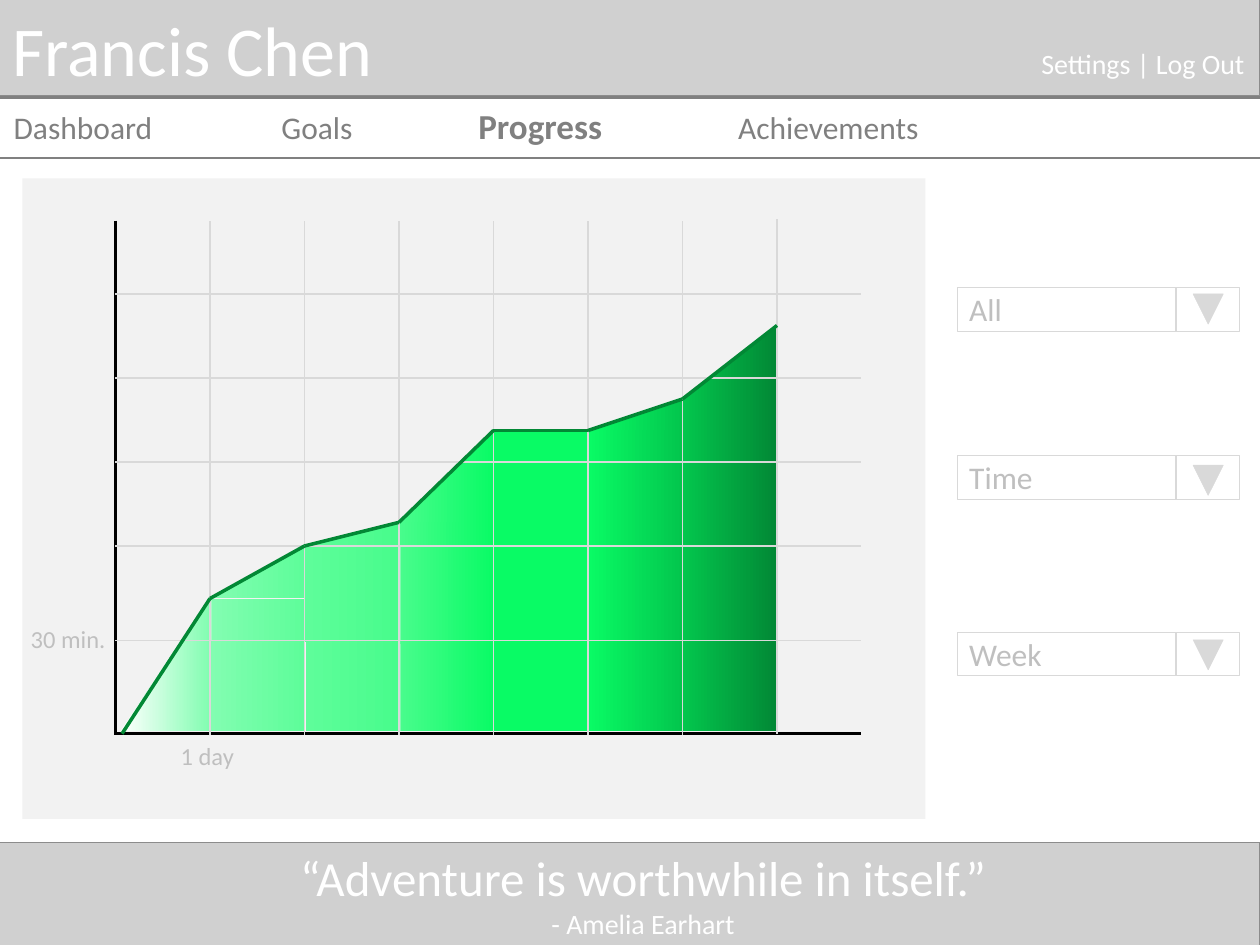
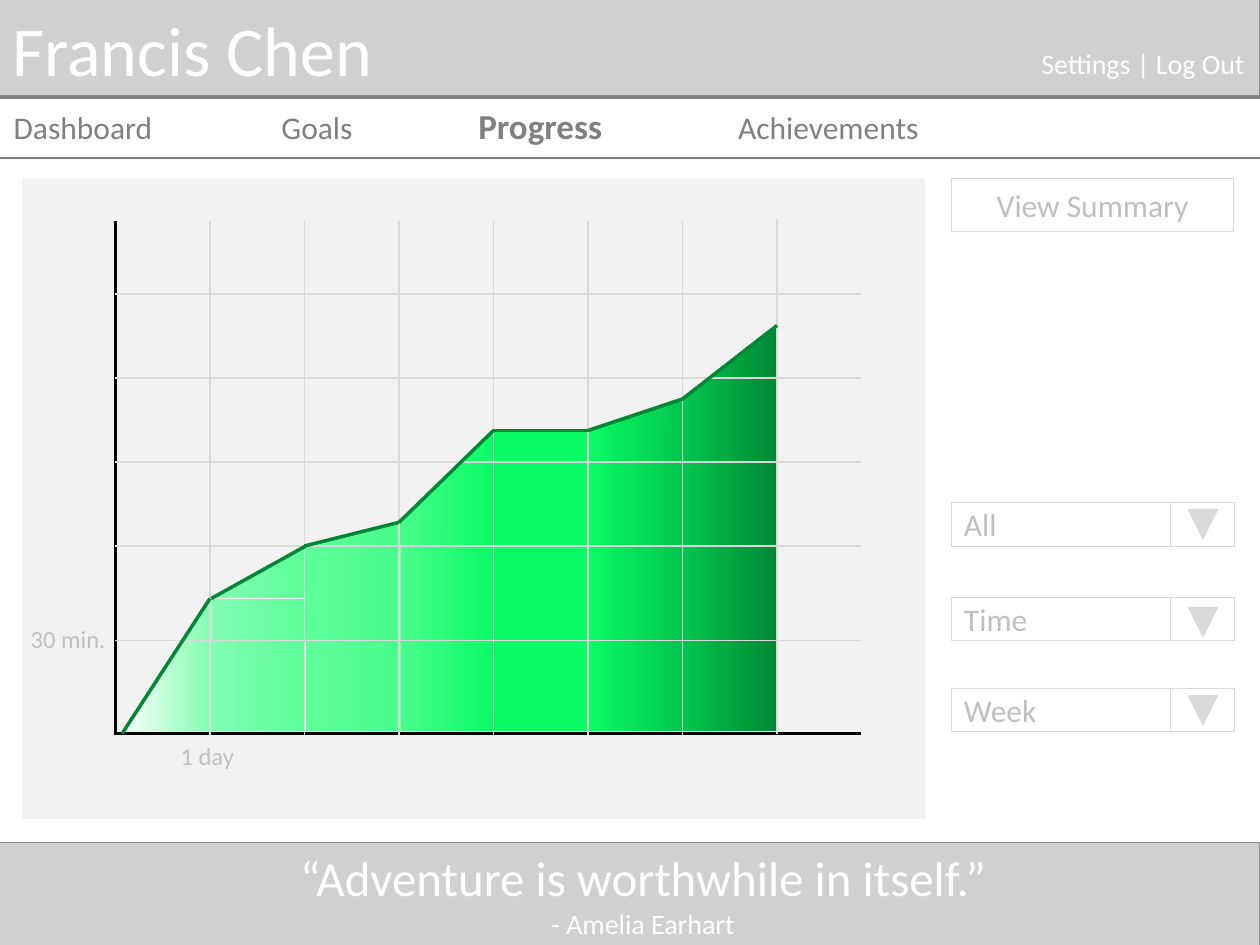
Before and after one commit to fxchen12/AlphaBrosPublic, a slide deck: slide 1 of docs/Mockups/Dashboard/Progress Mockup.pptx. Drawn at 1260x945 pixels with LibreOffice and Linux fonts; fonts in the diff are those of the drawing; grey boxes stand for pictures. Boxes give left, top, right and bottom in pixels: in the first picture for what was removed or moved away, otherwise in the second. Text is boxed around its words. In the diff, an @@ line names an element or a change of style, - is before the commit and + after.

```diff
--- a/docs/Mockups/Dashboard/Progress Mockup.pptx
+++ b/docs/Mockups/Dashboard/Progress Mockup.pptx
@@ rectangle added at <box>951,179,1234,232</box>, fill #FFFFFF, outline #D9D9D9 0.25 pt, 18 pt, text #BFBFBF @@
+View Summary
@@ 1 rectangle, 1 triangle, 1 line: place and size @@
-1 rectangle, 1 triangle, 1 line at <box>956,287,1239,330</box>
+1 rectangle, 1 triangle, 1 line at <box>951,503,1234,546</box>
@@ 1 rectangle, 1 triangle, 1 line: place and size @@
-1 rectangle, 1 triangle, 1 line at <box>956,455,1239,499</box>
+1 rectangle, 1 triangle, 1 line at <box>951,597,1234,640</box>
@@ 1 rectangle, 1 triangle, 1 line: place and size @@
-1 rectangle, 1 triangle, 1 line at <box>956,633,1239,675</box>
+1 rectangle, 1 triangle, 1 line at <box>951,688,1234,731</box>
```
Also in this commit, not shown: 5 other files.
